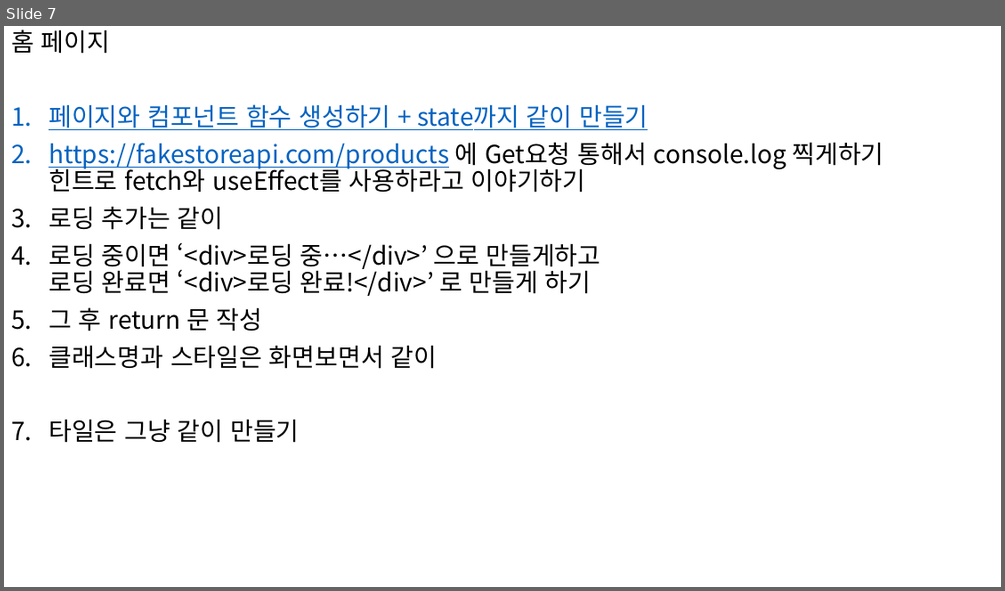
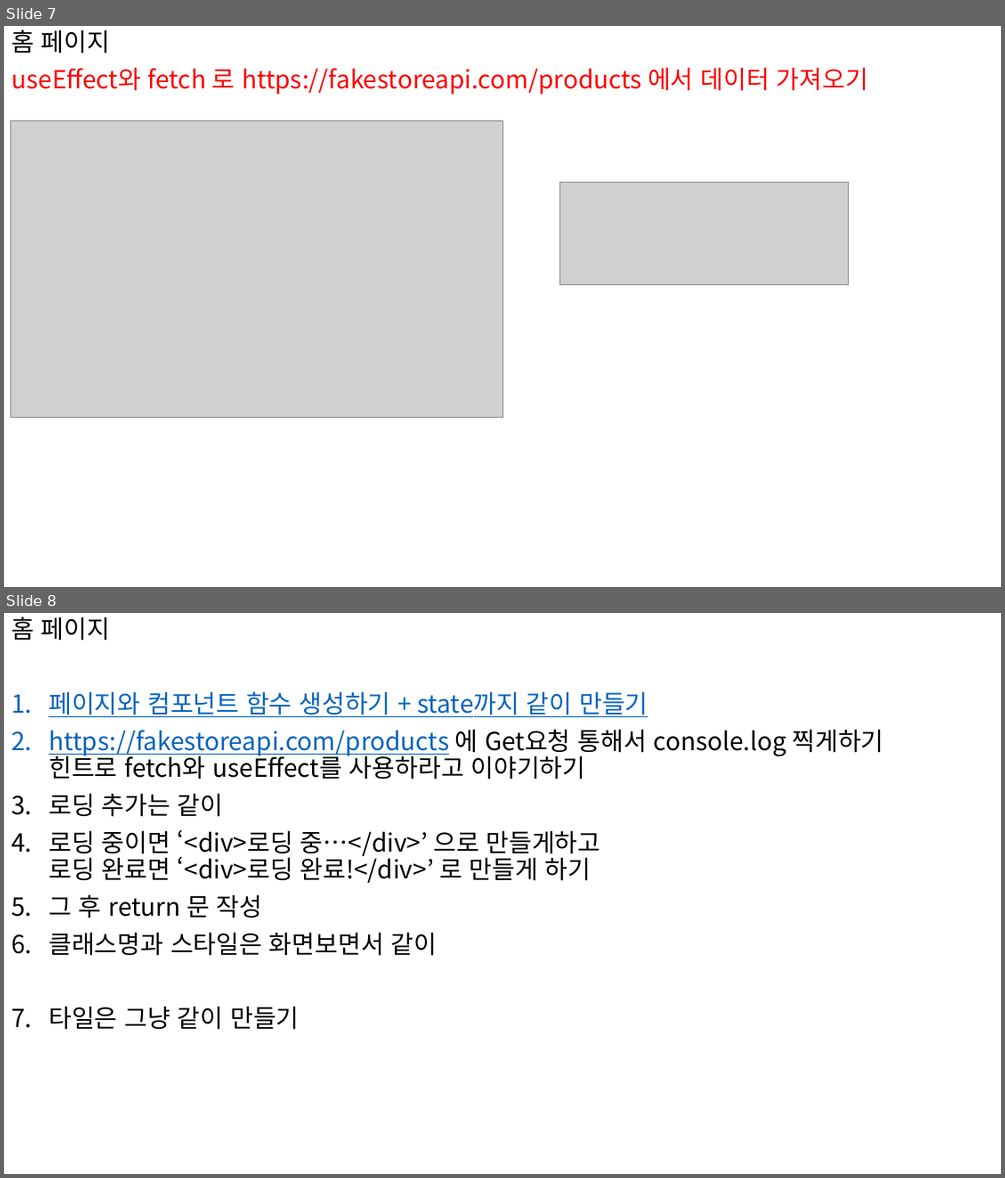
Before and after one commit to sonsungjong/react_shopping_cart, a slide deck: 쇼핑카트 자료.pptx. Shown one above the other, each under a label of ours: slide 7 before the commit, slides 7 and 8 after it. The pictures are 1005x591 and 1005x1178 pixels, drawn with LibreOffice and Linux fonts; fonts in the diff are those of the drawing; grey boxes stand for pictures. Boxes give left, top, right and bottom in pixels: in the first picture for what was removed or moved away, otherwise in the second. Text is boxed around its words. In the diff, an @@ line names an element or a change of style, - is before the commit and + after.

```diff
--- a/쇼핑카트 자료.pptx
+++ b/쇼핑카트 자료.pptx
@@ slide 7 added at <box>4,26,1001,587</box>, background #FFFFFF @@
@@ subtitle added at <box>11,30,868,95</box>, 24 pt, text #FF0000 @@
+홈 페이지
+useEffect와 fetch 로 https://fakestoreapi.com/products 에서 데이터 가져오기
@@ picture added at <box>11,120,502,417</box> @@
@@ picture added at <box>560,182,849,285</box> @@
@@ what was slide 7 is now slide 8 @@
```
Also in this commit, not shown: 8 slides changed, 3 other files.
